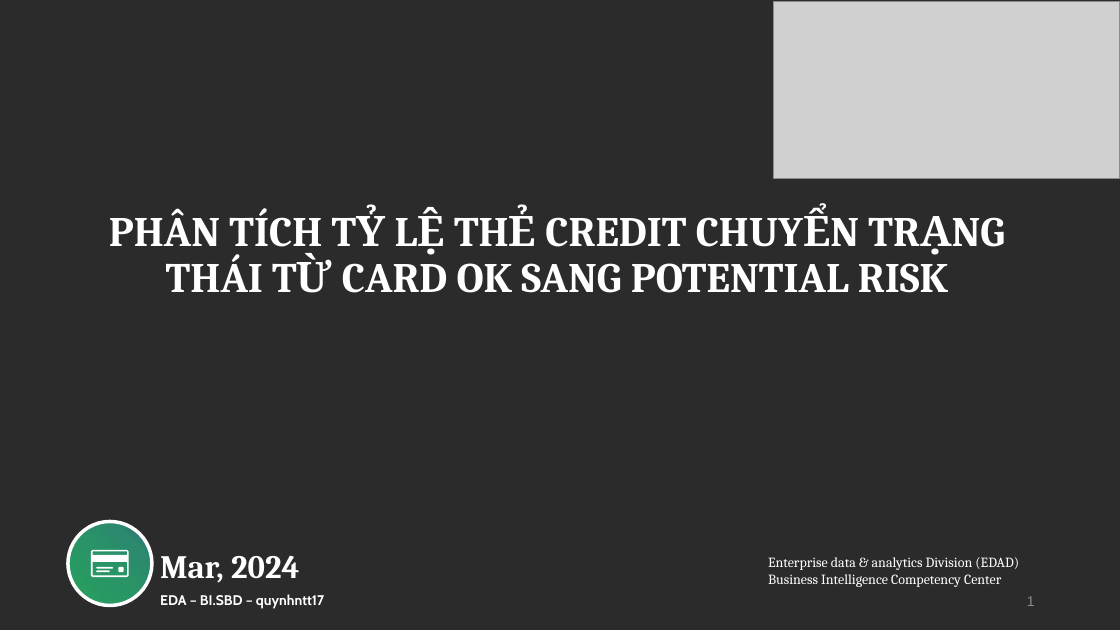
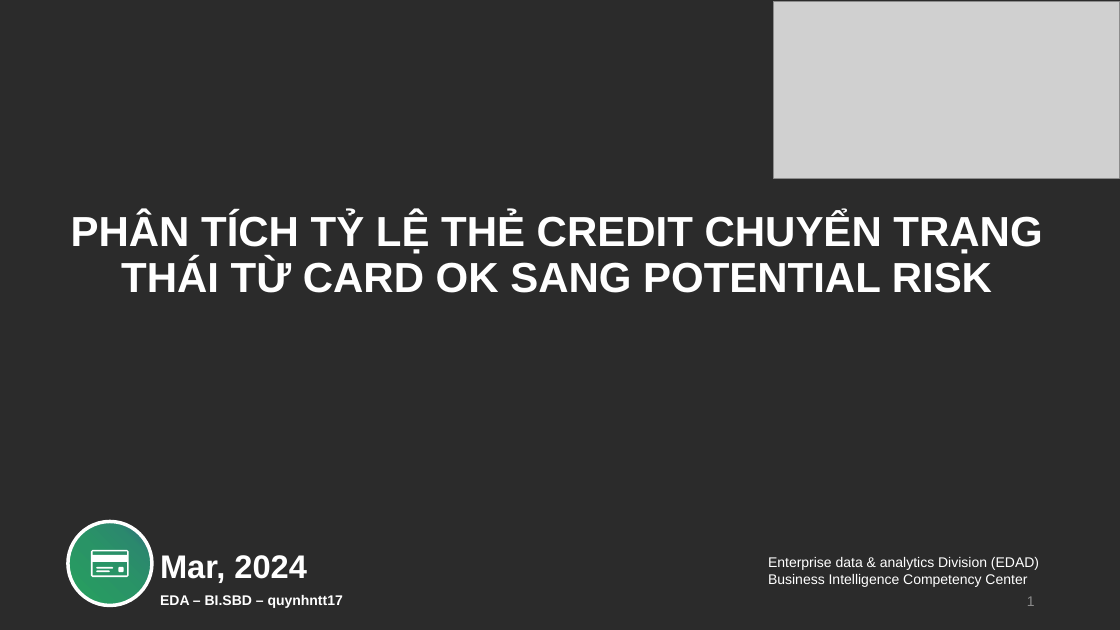
Before and after one commit to quynhnguyenthuy/githubtest, a slide deck: slide 1 of PHAN TICH CARD CHUYEN TRANG THAI.pptx. Drawn at 1120x630 pixels with LibreOffice and Linux fonts; fonts in the diff are those of the drawing; grey boxes stand for pictures; background and template pictures are left out; a plain dark background stands for a picture behind light text. Boxes give left, top, right and bottom in pixels: in the first picture for what was removed or moved away, otherwise in the second. Text is boxed around its words. In the diff, an @@ line names an element or a change of style, - is before the commit and + after.

```diff
--- a/PHAN TICH CARD CHUYEN TRANG THAI.pptx
+++ b/PHAN TICH CARD CHUYEN TRANG THAI.pptx
@@ font Cambria to Arial in 3 elements at (71,213,1042,293), (768,557,1039,587), (160,555,307,583) @@
@@ text "EDA – BI.SBD – quynhntt17" at (160,595,343,608): font Cabin to Arial @@
```
Also in this commit, not shown: 6 other slides changed.
